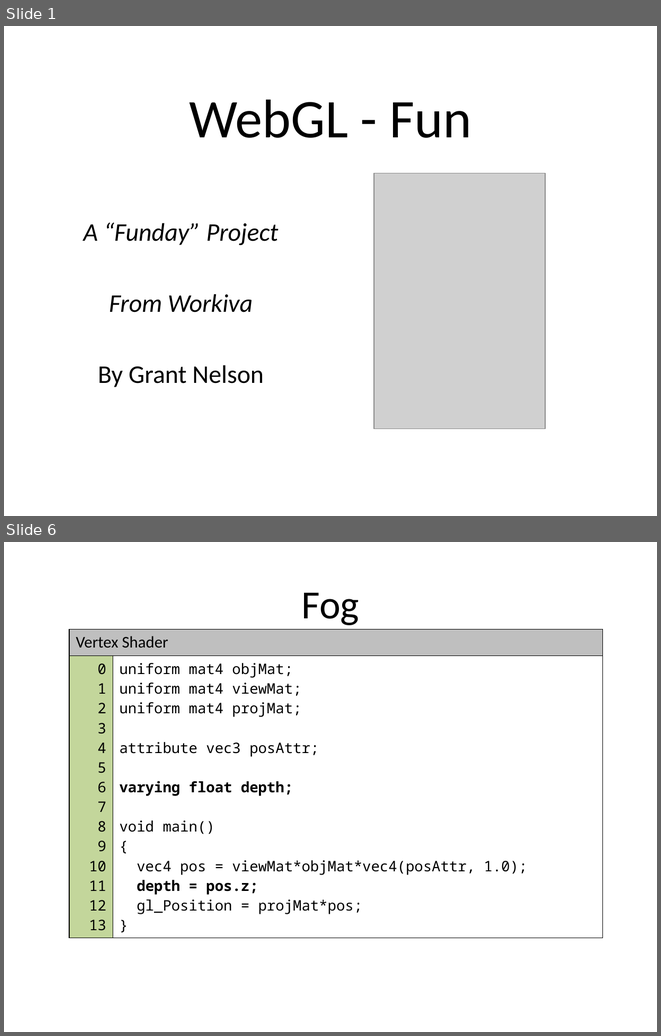
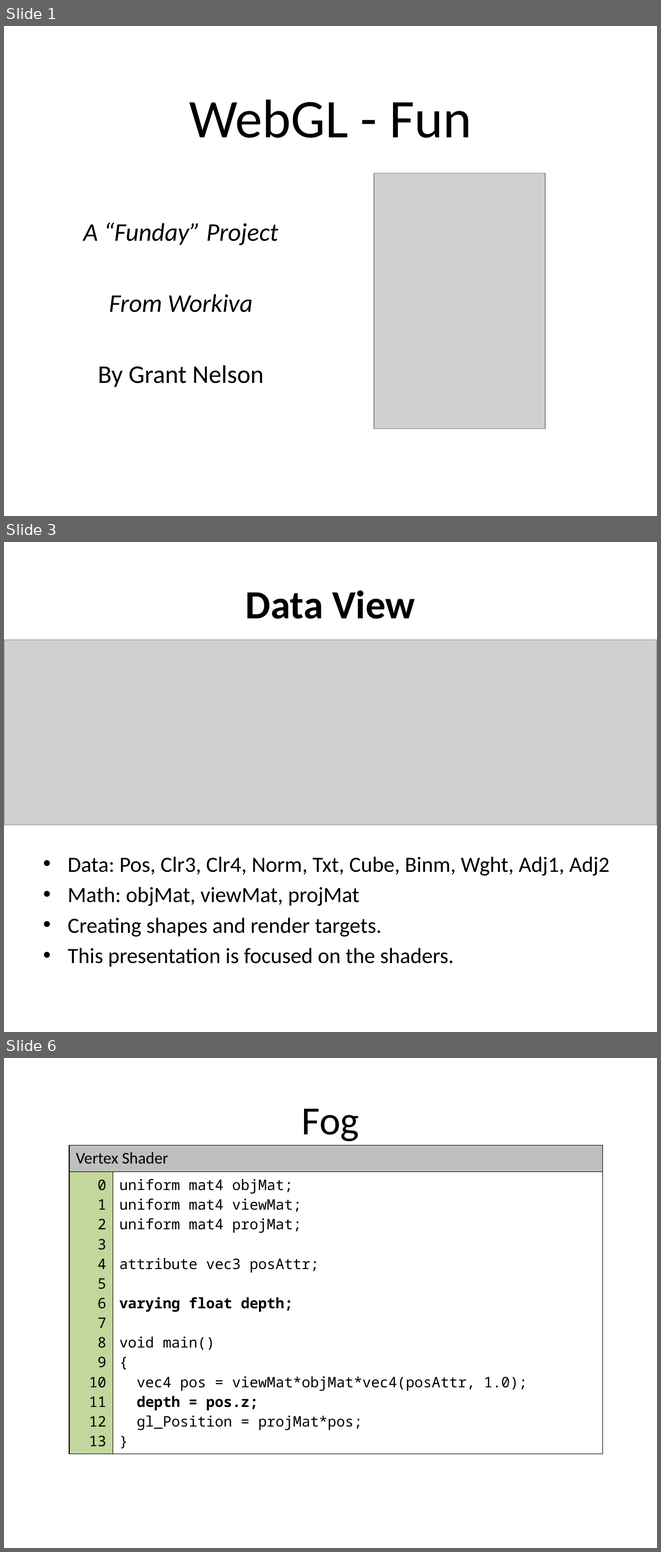
Before and after one commit to grantnelson-wf/webgl-fun, a slide deck: docs/Slides.pptx. Shown one above the other, each under a label of ours: slides 1 and 6 before the commit, slides 1, 3 and 6 after it; the slides between them are not shown. The pictures are 661x1036 and 661x1552 pixels, drawn with LibreOffice and Linux fonts; fonts in the diff are those of the drawing; grey boxes stand for pictures; background and template pictures are left out. Boxes give left, top, right and bottom in pixels: in the first picture for what was removed or moved away, otherwise in the second. Text is boxed around its words. In the diff, an @@ line names an element or a change of style, - is before the commit and + after.

```diff
--- a/docs/Slides.pptx
+++ b/docs/Slides.pptx
@@ slide 3 added at <box>4,542,657,1032</box>, background picture (left out) @@
@@ title added at <box>246,590,415,619</box>, 44 pt, text #000000, bold @@
+Data View
@@ picture added at <box>4,640,657,824</box> @@
@@ text added at <box>68,856,610,967</box>, 24 pt, text #000000 @@
+• Data: Pos, Clr3, Clr4, Norm, Txt, Cube, Binm, Wght, Adj1, Adj2
+• Math: objMat, viewMat, projMat
+• Creating shapes and render targets.
+• This presentation is focused on the shaders.
```
Also in this commit, not shown: 18 slides changed, 11 other slides added, 3 slides removed, 1 other file.
